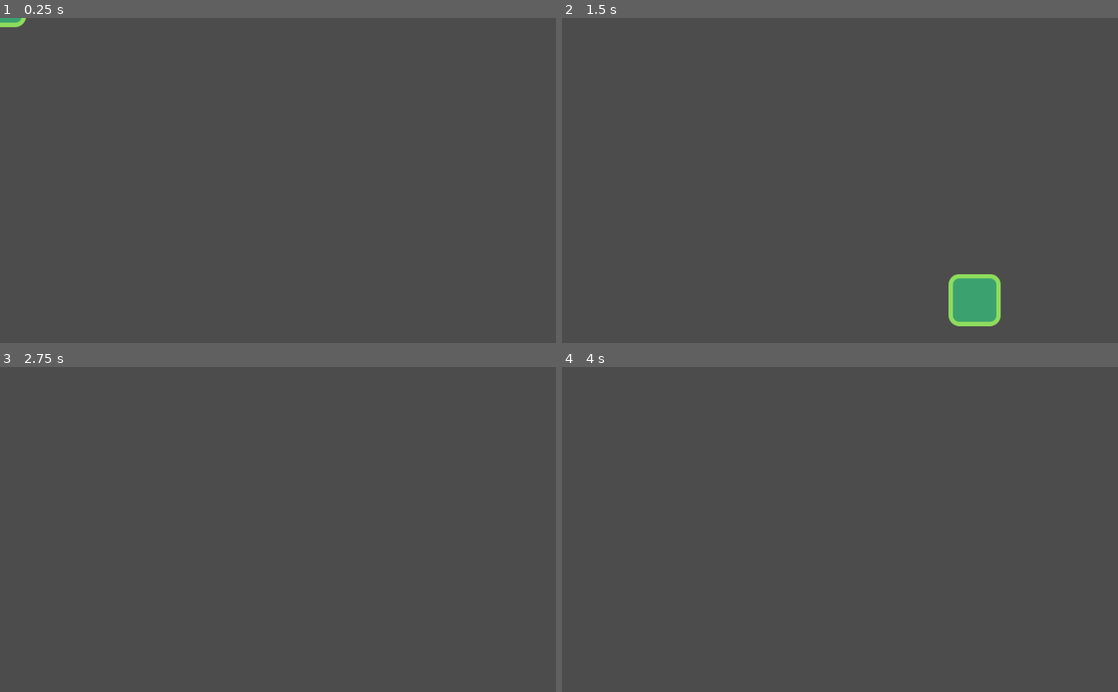
Above: before the commit, frames 1-4 (two rows, left to right).
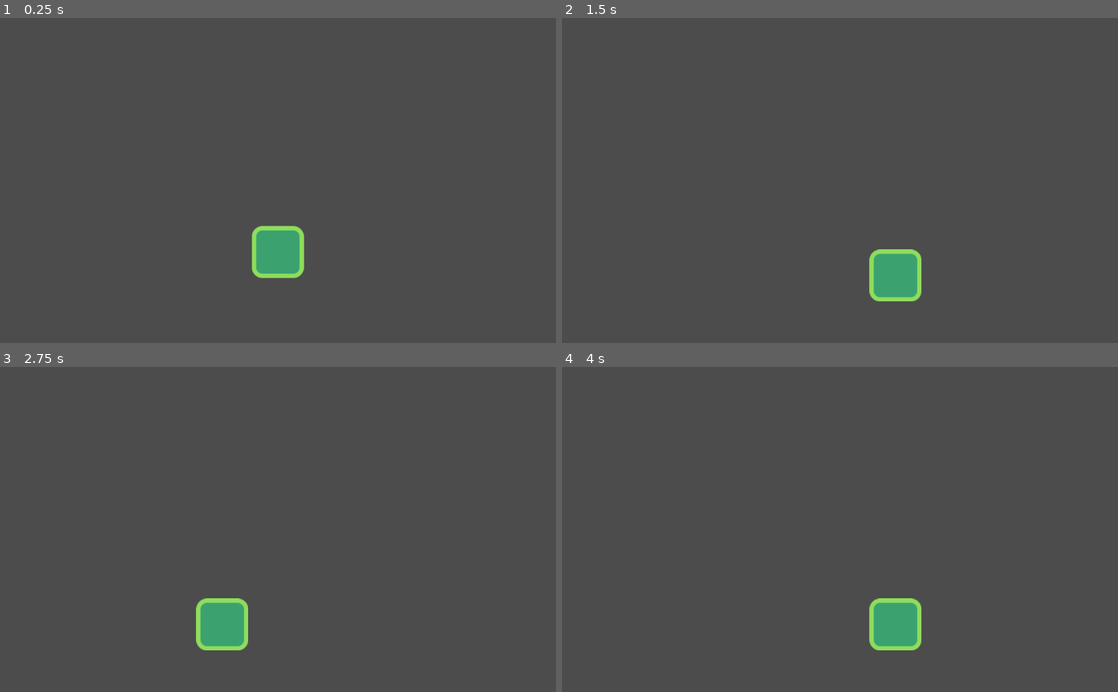
Above: after the commit, the same moments.

Repository: caiofov/Platformer-Godot
Game: Godot game, scene res://src/Actors/Player.tscn
Two runs of this game, one before a commit and one after it. Both use one fixed random seed, a clock stepped at 60 frames per second and the inputs below.
Inputs:
- Up to frame 1 (0.25 s): no input
- Up to frame 2 (1.5 s): hold D (move_right) from 0.53 s (still down); tap W (jump) at 0.6, 0.77, 1.07, 1.35 s
- Up to frame 3 (2.75 s): tap W (jump) at 1.52, 1.82, 2.1 s; tap Enter at 2 s; release D (move_right) at 2.03 s; hold A (move_left) from 2.03 s (still down)
- Up to frame 4 (4 s): tap Space at 2.75 s; release A (move_left) at 2.78 s; hold D (move_right) from 2.78 s (still down); tap W (jump) at 2.85, 3.02, 3.32, 3.6, 3.77 s; tap Enter at 3.5 s

The runs differ from the first frame. In frame 1, 1.6% of the frame differs, in the area x 0-55%, y 0-81%; in frame 2, 2.9%, in the area x 55-79%, y 71-95%; in frame 3, 1.5%; in frame 4, 1.5%.

Commit message:
killing the enemy

Diff:
--- a/platformer/src/Actors/Enemy.gd
+++ b/platformer/src/Actors/Enemy.gd
@@ -4,10 +4,19 @@
 	set_physics_process(false) #desactivate the enemy until it shows up on the screen
 	_velocity.x = -speed.x #it will start moving left instead of right
 
+#function connected to the stomp detector of the enemy (we added it through the "node" tab of the stomp detector and clicking on area_entered)
+func _on_StompDetector_body_entered(body: Node) -> void:
+	#body -> body which entered in the area (player's body)
+	if body.global_position.y > get_node("StompDetector").global_position.y: #if the player is bellow the enemy
+		return #stops the funcion
+	get_node("CollisionShape2D").disabled = true #disables the collision of the enemy in order to not hit the player
+	queue_free() #kills the enemy - deletes the node
+
+
 func _physics_process(delta: float) -> void:
 	_velocity.y += gravity * delta
 	if is_on_wall(): #if the enemy hits a wall, it will change its movement direction
 		_velocity.x *= -1.0
 	_velocity.y = move_and_slide(_velocity, FLOOR_NORMAL).y
-	#_velocity.y instead of _velocity because it would change _velocity.x
+	#_velocity.y instead of _velocity because it would change _velocity.x to zero
 	#and the enemy would not change the direction when the wall if hit
--- a/platformer/src/Actors/Enemy.tscn
+++ b/platformer/src/Actors/Enemy.tscn
@@ -1,10 +1,13 @@
-[gd_scene load_steps=4 format=2]
+[gd_scene load_steps=5 format=2]
 
 [ext_resource path="res://assets/enemy.png" type="Texture" id=1]
 [ext_resource path="res://src/Actors/Enemy.gd" type="Script" id=2]
 
 [sub_resource type="RectangleShape2D" id=1]
-extents = Vector2( 34.0769, 39.1995 )
+extents = Vector2( 41.4787, 37.8921 )
+
+[sub_resource type="RectangleShape2D" id=2]
+extents = Vector2( 43.7266, 11.3521 )
 
 [node name="Enemy" type="KinematicBody2D"]
 collision_layer = 2
@@ -16,10 +19,23 @@
 texture = ExtResource( 1 )
 
 [node name="CollisionShape2D" type="CollisionShape2D" parent="."]
-position = Vector2( 1.38239, -39.8224 )
+position = Vector2( -0.482612, -38.515 )
 shape = SubResource( 1 )
 
 [node name="VisibilityEnabler2D" type="VisibilityEnabler2D" parent="."]
-position = Vector2( 0, -11.3461 )
+position = Vector2( 0, -10.5043 )
 rect = Rect2( -50, -50, 100, 60 )
+process_parent = true
 physics_process_parent = true
+
+[node name="StompDetector" type="Area2D" parent="."]
+modulate = Color( 0.113725, 0.333333, 0.909804, 1 )
+position = Vector2( 0, -72.4016 )
+collision_layer = 0
+monitorable = false
+
+[node name="CollisionShape2D2" type="CollisionShape2D" parent="StompDetector"]
+position = Vector2( 0.0835266, -11.5736 )
+shape = SubResource( 2 )
+
+[connection signal="body_entered" from="StompDetector" to="." method="_on_StompDetector_body_entered"]
--- a/platformer/src/Actors/Player.gd
+++ b/platformer/src/Actors/Player.gd
@@ -6,7 +6,7 @@
 	#jump button has just been released and the character is moving up (jumping)
 	#it indentifies if the player has stopped jumping
 
-	var direction: = get_direction()
+	var direction: = get_direction() #: -> local variable
 
 	_velocity = calculate_move_velocity(_velocity, direction, speed, is_jump_interrupted)
 	_velocity = move_and_slide(_velocity, FLOOR_NORMAL) #2nd parameter -> floor normal: a vector that defines the floor
@@ -15,6 +15,8 @@
 func get_direction() -> Vector2:
 	#we have definied those actions in settings
 	#get_action_strength returns a value between 0 and 1 (0 for not pressed at all and 1 for full pressed)
+	#direction x -> -1 (left) or 1 (right)
+	#direction y -> -1 (up - jumping) or 1 (down - not jumping)
 	return Vector2(
 		Input.get_action_strength("move_right") - Input.get_action_strength("move_left"),
 		-1.0 if Input.is_action_just_pressed("jump") and is_on_floor() else 1.0 #if the player has jumped, so it will move up. Otherwise, it will fall
--- a/platformer/src/Actors/Player.tscn
+++ b/platformer/src/Actors/Player.tscn
@@ -4,7 +4,7 @@
 [ext_resource path="res://src/Actors/Player.gd" type="Script" id=2]
 
 [sub_resource type="RectangleShape2D" id=1]
-extents = Vector2( 40.8143, 42.7297 )
+extents = Vector2( 40.8143, 45.4544 )
 
 [node name="Player" type="KinematicBody2D"]
 collision_mask = 8
@@ -17,10 +17,11 @@
 texture = ExtResource( 1 )
 
 [node name="CollisionShape2D" type="CollisionShape2D" parent="."]
-position = Vector2( 0.233269, -47.754 )
+position = Vector2( 0.233269, -45.0293 )
 shape = SubResource( 1 )
 
 [node name="Camera2D" type="Camera2D" parent="."]
-position = Vector2( 0, -149.462 )
+position = Vector2( 0.233269, -163.47 )
+current = true
 drag_margin_h_enabled = true
 drag_margin_v_enabled = true
--- a/platformer/src/Levels/LevelTemplate.tscn
+++ b/platformer/src/Levels/LevelTemplate.tscn
@@ -5,6 +5,7 @@
 [ext_resource path="res://src/Actors/Enemy.tscn" type="PackedScene" id=3]
 
 [node name="LevelTemplate" type="Node2D"]
+position = Vector2( 19.6617, 0 )
 
 [node name="TileMap" type="TileMap" parent="."]
 position = Vector2( -200, 0 )
